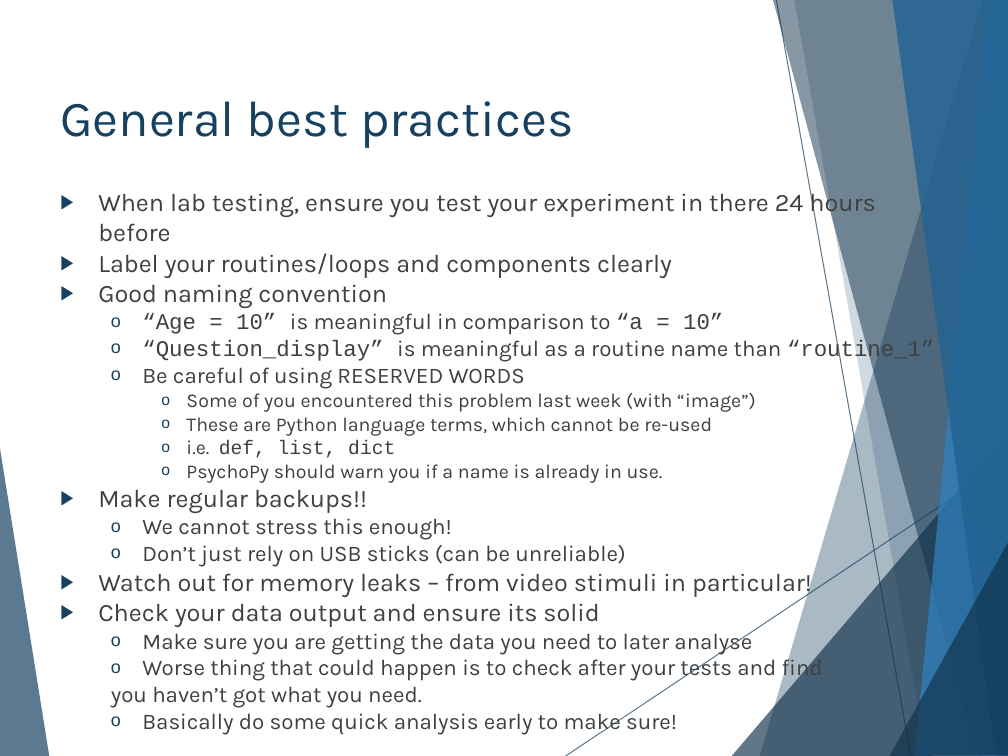
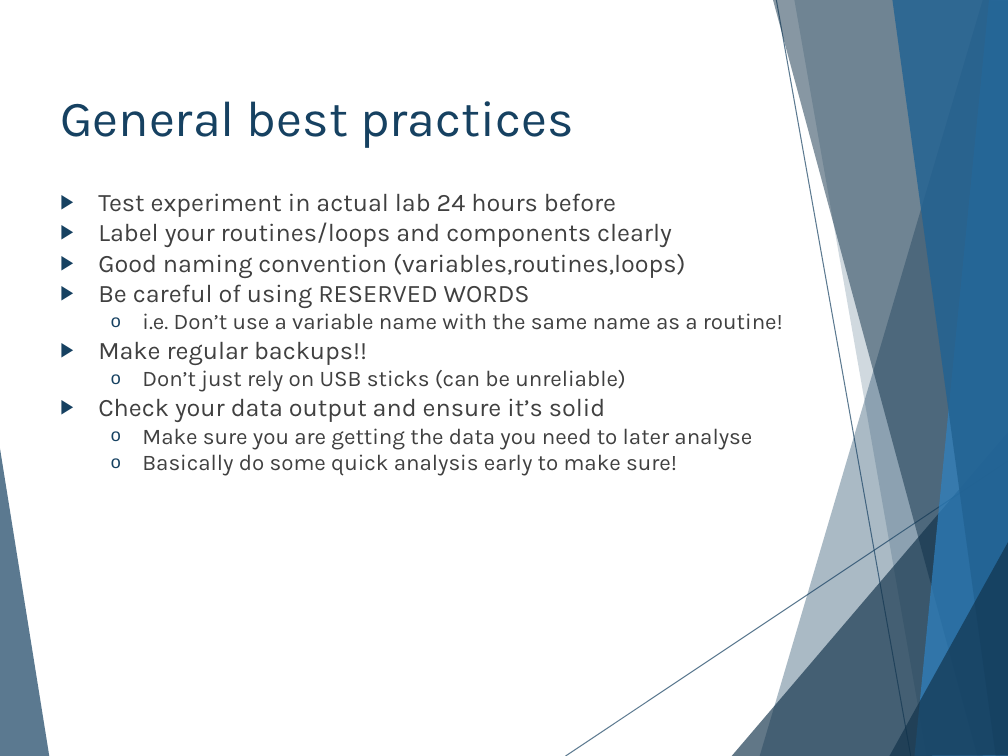
Before and after one commit to hlmpsy/psychopy_training, a slide deck: slide 20 of PsychoPy-Part2/PsychoPy-part2.pptx (slide 24 before the commit). Drawn at 1008x756 pixels with LibreOffice and Linux fonts; fonts in the diff are those of the drawing. Boxes give left, top, right and bottom in pixels: in the first picture for what was removed or moved away, otherwise in the second. Text is boxed around its words. In the diff, an @@ line names an element or a change of style, - is before the commit and + after.

```diff
--- a/PsychoPy-Part2/PsychoPy-part2.pptx
+++ b/PsychoPy-Part2/PsychoPy-part2.pptx
@@ text at bbox=[98, 193, 616, 217]: text changed @@
-▶ When lab testing, ensure you test your experiment in there 24 hours before
+▶ Test experiment in actual lab 24 hours before
@@ text at bbox=[98, 254, 685, 278]: text changed; size 16 to 18 pt @@
-▶ Good naming convention
-  o “Age = 10” is meaningful in comparison to “a = 10”
-  o “Question_display” is meaningful as a routine name than “routine_1”
+▶ Good naming convention (variables,routines,loops)
@@ text at bbox=[98, 284, 530, 308]: size 16 to 18 pt in "Be careful of using RESERVED WORDS"; bullet o to ▶; list level 2 to 1 in "Be careful of using RESERVED ..." @@
@@ text at bbox=[142, 313, 783, 330]: text changed; size 14 to 16 pt @@
-    o Some of you encountered this problem last week (with “image”)
-    o These are Python language terms, which cannot be re-used
-    o i.e. def, list, dict
-    o PsychoPy should warn you if a name is already in use.
+  o i.e. Don’t use a variable name with the same name as a routine!
@@ text at bbox=[98, 398, 605, 422]: text changed @@
-▶ Watch out for memory leaks – from video stimuli in particular!
-▶ Check your data output and ensure its solid
+▶ Check your data output and ensure it’s solid
@@ text at bbox=[142, 518, 452, 540]: paragraph removed @@
-  o We cannot stress this enough!
@@ text at bbox=[111, 655, 823, 708]: paragraphs removed @@
-  o Worse thing that could happen is to check after your tests and find
-  you haven’t got what you need.
```
Also in this commit, not shown: 20 other slides changed, 2 slides added, 2 slides removed, 54 other files.
